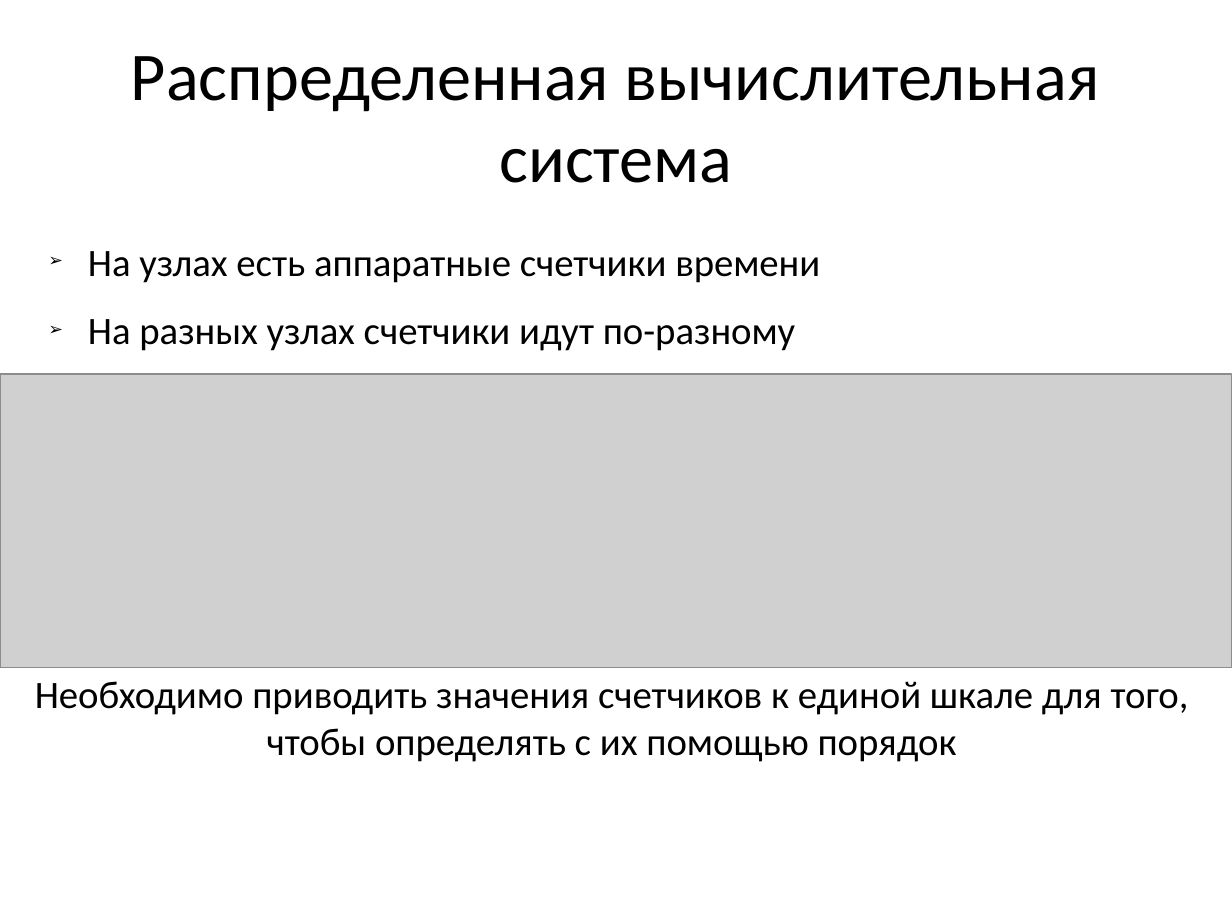
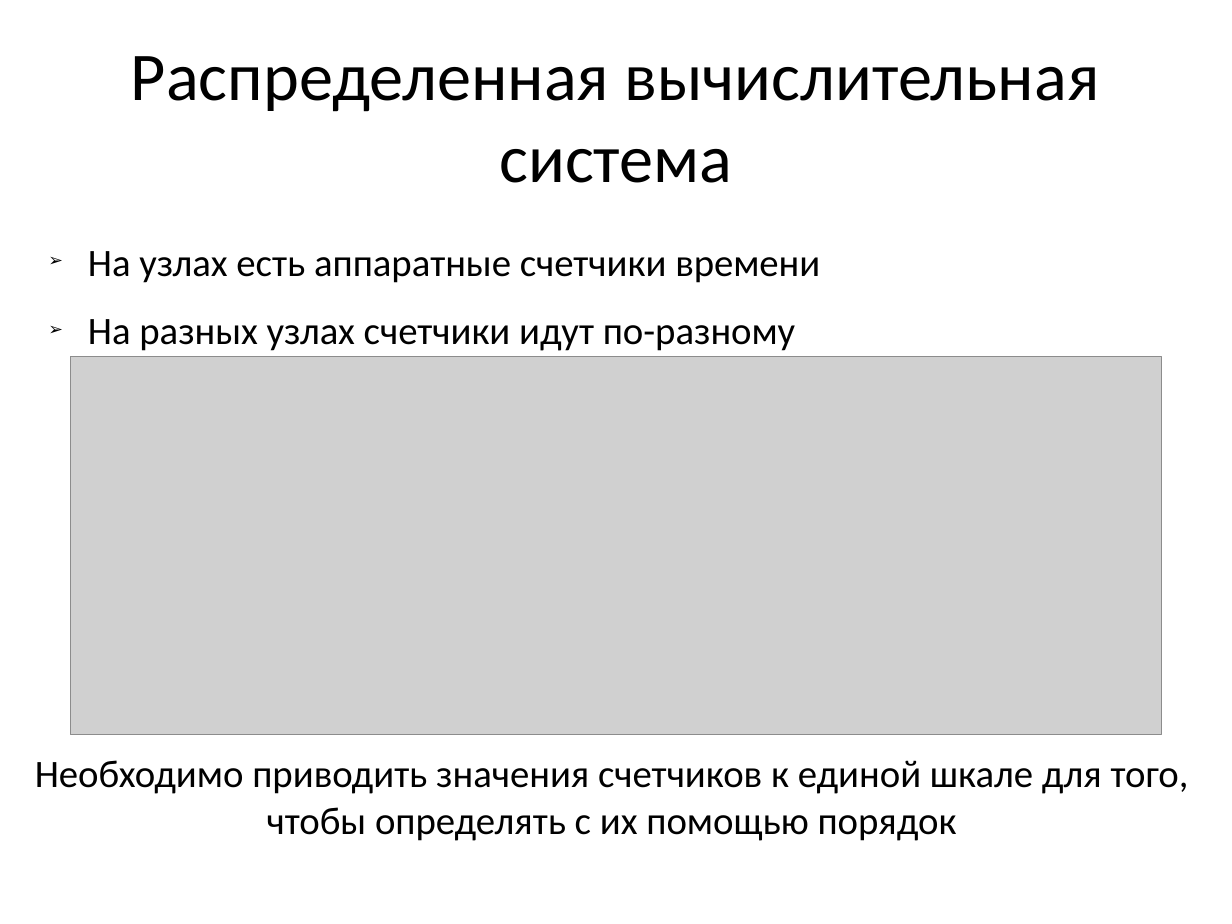
Before and after one commit to Gerold103/the_course, a slide deck: slide 4 of Курсовая.pptx. Drawn at 1232x924 pixels with LibreOffice and Linux fonts; fonts in the diff are those of the drawing; grey boxes stand for pictures; background and template pictures are left out. Boxes give left, top, right and bottom in pixels: in the first picture for what was removed or moved away, otherwise in the second. Text is boxed around its words. In the diff, an @@ line names an element or a change of style, - is before the commit and + after.

```diff
--- a/Курсовая.pptx
+++ b/Курсовая.pptx
@@ picture: place and size @@
-picture at box(0, 375, 1232, 669)
+picture at box(70, 357, 1162, 736)
@@ text "Необходимо приводить значения счетчиков к ...": place and size @@
-text "Необходимо приводить значения счетчиков к ..." at box(35, 681, 1189, 762)
+text "Необходимо приводить значения счетчиков к ..." at box(35, 760, 1189, 841)
```
Also in this commit, not shown: 7 other slides changed, 18 other files.
